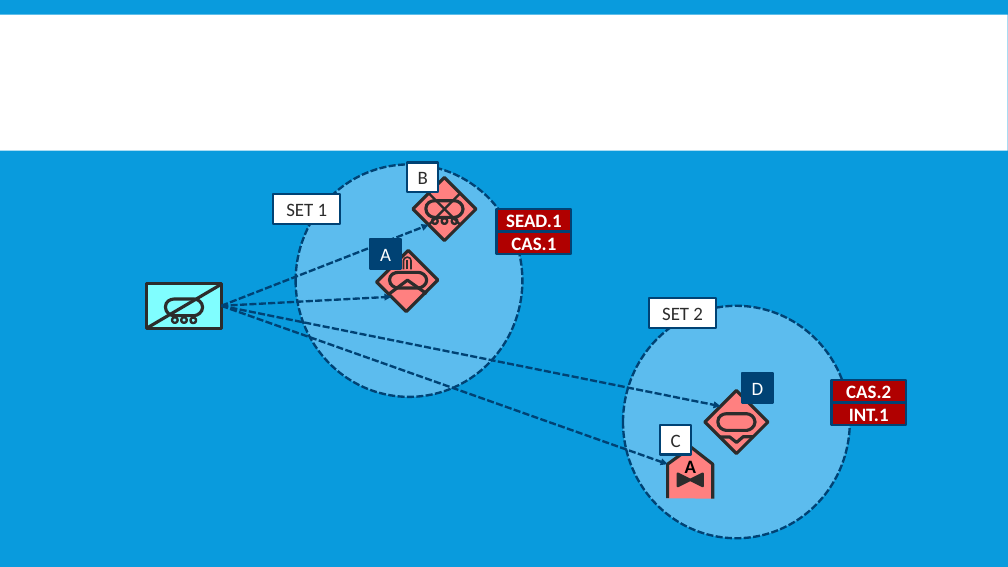
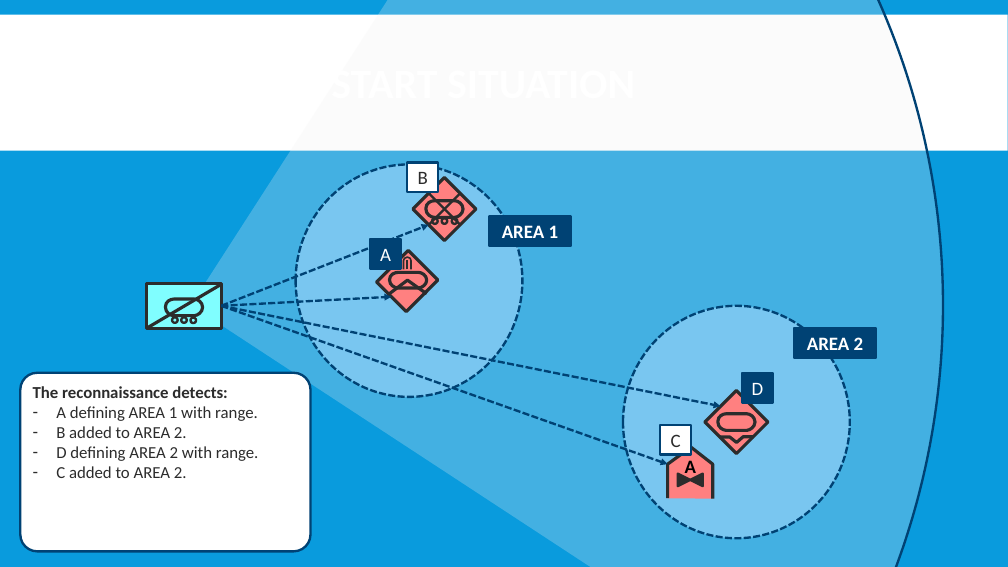
Before and after one commit to FlightControl-Master/MOOSE, a slide deck: slide 7 of Moose Training/Presentations/DCS World - MOOSE - Detection - Part 1 - Explanation.pptx (slide 13 before the commit). Drawn at 1008x567 pixels with LibreOffice and Linux fonts; fonts in the diff are those of the drawing; background and template pictures are left out. Boxes give left, top, right and bottom in pixels: in the first picture for what was removed or moved away, otherwise in the second. Text is boxed around its words. In the diff, an @@ line names an element or a change of style, - is before the commit and + after.

```diff
--- a/Moose Training/Presentations/DCS World - MOOSE - Detection - Part 1 - Explanation.pptx
+++ b/Moose Training/Presentations/DCS World - MOOSE - Detection - Part 1 - Explanation.pptx
@@ arc (boxed as its full ellipse) added at box(0, 0, 944, 567), fill #F2F2F2 at 25% opacity, outline #004274 2.25 pt @@
@@ rectangle removed at box(497, 209, 572, 232) @@
-SEAD.1
@@ rectangle "AREA 1": place and size @@
-rectangle "AREA 1" at box(274, 194, 341, 224)
+rectangle "AREA 1" at box(489, 216, 571, 246)
@@ rectangle "AREA 1" at box(489, 216, 571, 246): fill #FFFFFF to #004274 @@
@@ rectangle removed at box(497, 231, 572, 254) @@
-CAS.1
@@ text in rectangle at box(502, 225, 559, 238): text changed; text colour #2C2C2C to #FFFFFF; bold on @@
-SET 1
+AREA 1
@@ rectangle removed at box(650, 299, 717, 328) @@
-SET 2
@@ rectangle "AREA 2": place and size @@
-rectangle "AREA 2" at box(832, 380, 907, 403)
+rectangle "AREA 2" at box(795, 328, 876, 358)
@@ rectangle "AREA 2" at box(795, 328, 876, 358): fill #B00000 to #004274 @@
@@ text in rectangle at box(807, 337, 864, 350): text changed @@
-CAS.2
+AREA 2
@@ rounded rectangle added at box(20, 373, 311, 551), fill #FFFFFF, outline #004274 2.25 pt, 16 pt, text #2C2C2C @@
+The reconnaissance detects:
+– A defining AREA 1 with range.
+– B added to AREA 2.
+– D defining AREA 2 with range.
+– C added to AREA 2.
@@ rectangle removed at box(832, 402, 907, 425) @@
-INT.1
```
Also in this commit, not shown: 16 other slides changed, 3 slides added, 8 slides removed, 1 other file.
